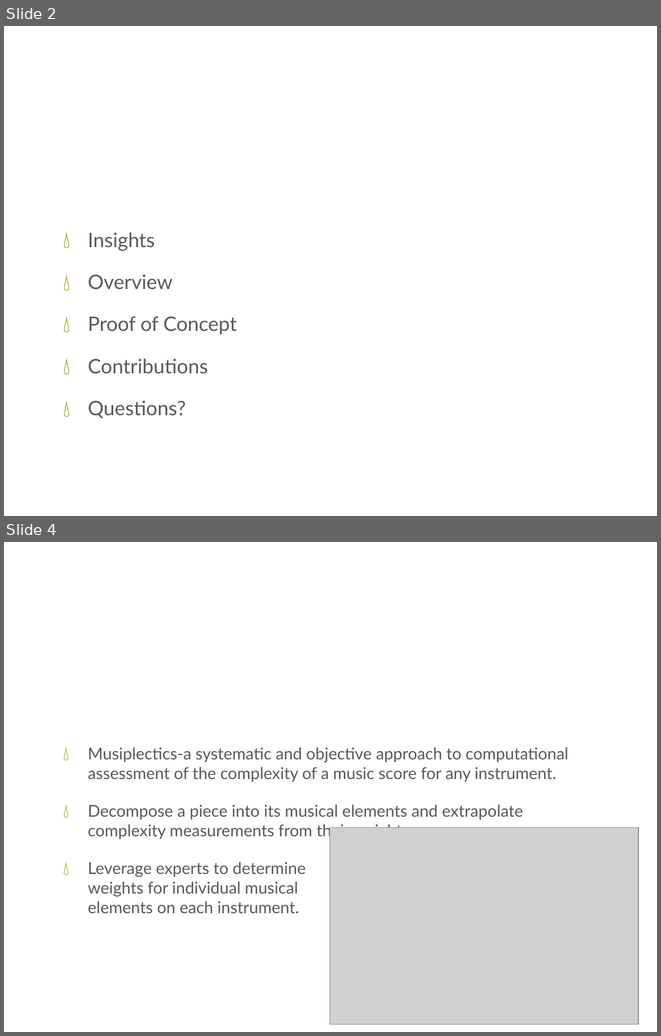
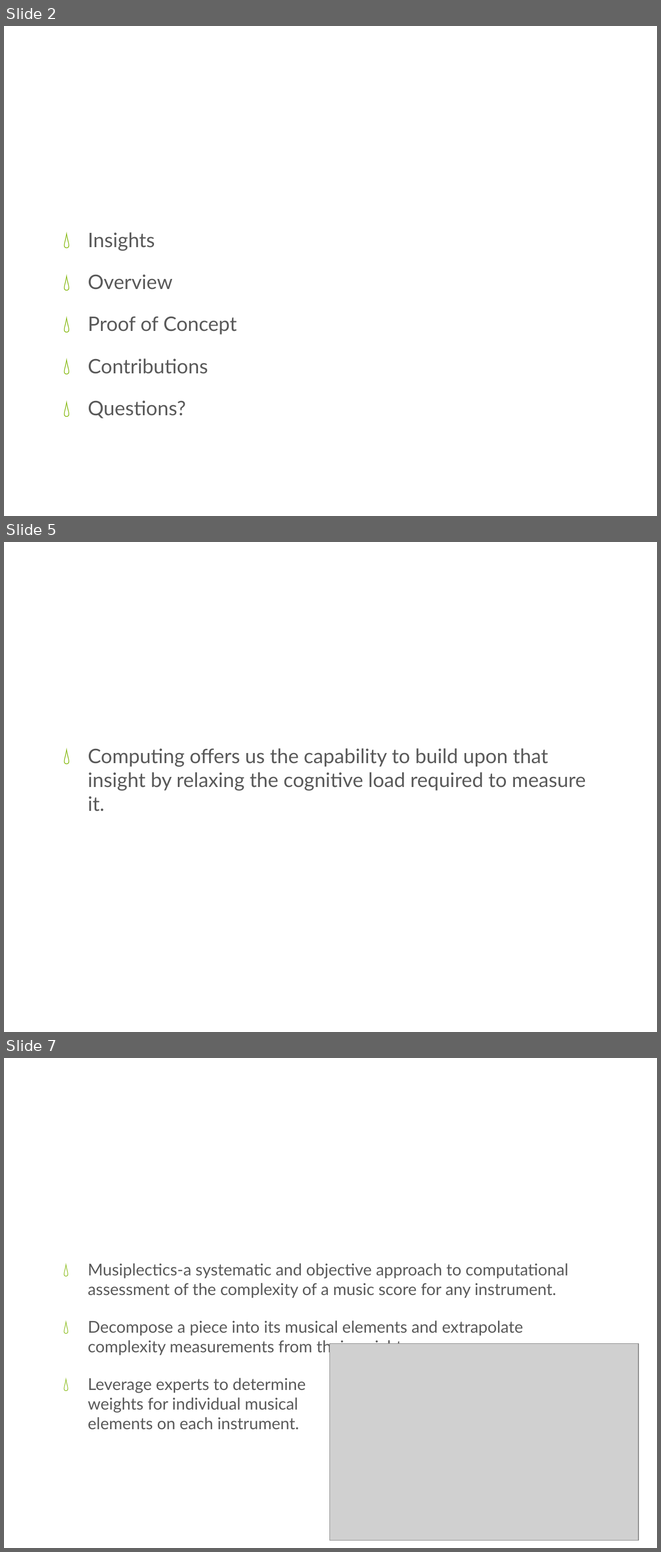
Before and after one commit to xwsxethan/MusicScoring, a slide deck: Documents/Thesis/ThesisDissertation.pptx. Shown one above the other, each under a label of ours: slides 2 and 4 before the commit, slides 2, 5 and 7 after it; the slides between them are not shown. The pictures are 661x1036 and 661x1552 pixels, drawn with LibreOffice and Linux fonts; fonts in the diff are those of the drawing; grey boxes stand for pictures; background and template pictures are left out. Boxes give left, top, right and bottom in pixels: in the first picture for what was removed or moved away, otherwise in the second. Text is boxed around its words. In the diff, an @@ line names an element or a change of style, - is before the commit and + after.

Commit message:
Updating thesis slides with more insights and explanation.

```diff
--- a/Documents/Thesis/ThesisDissertation.pptx
+++ b/Documents/Thesis/ThesisDissertation.pptx
@@ slide 5 added at [4, 542, 657, 1032], background picture (left out) @@
@@ title added at [37, 567, 624, 649], 46 pt, text #FFFFFF @@
+Insights
@@ text added at [88, 748, 585, 811], 22 pt, text #595959 @@
+💧 Computing offers us the capability to build upon that insight by relaxing the cognitive load required to measure it.
@@ what was slide 4 is now slide 7 @@
```
Also in this commit, not shown: 1 slide changed, 2 other slides added, 8 other files.
